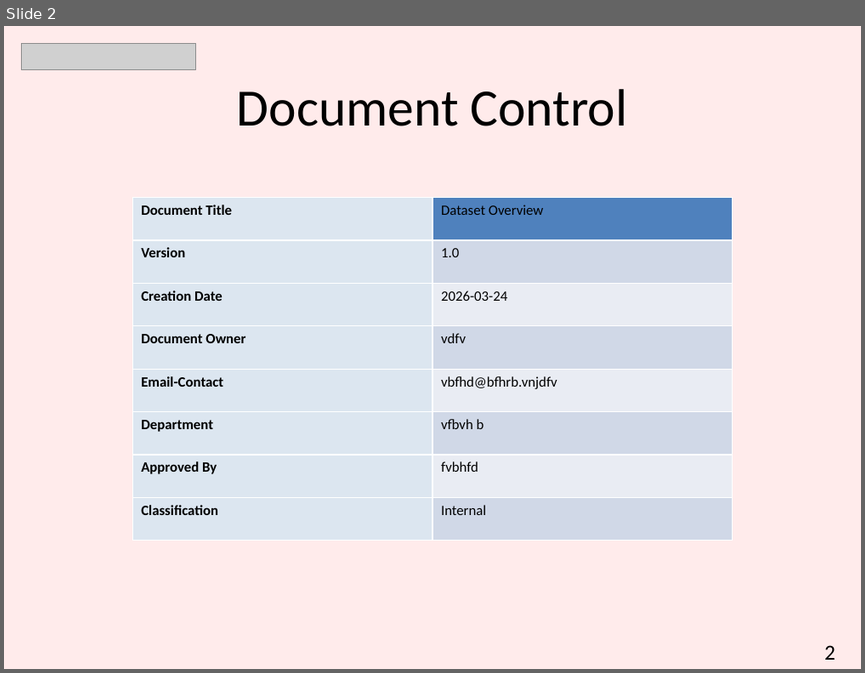
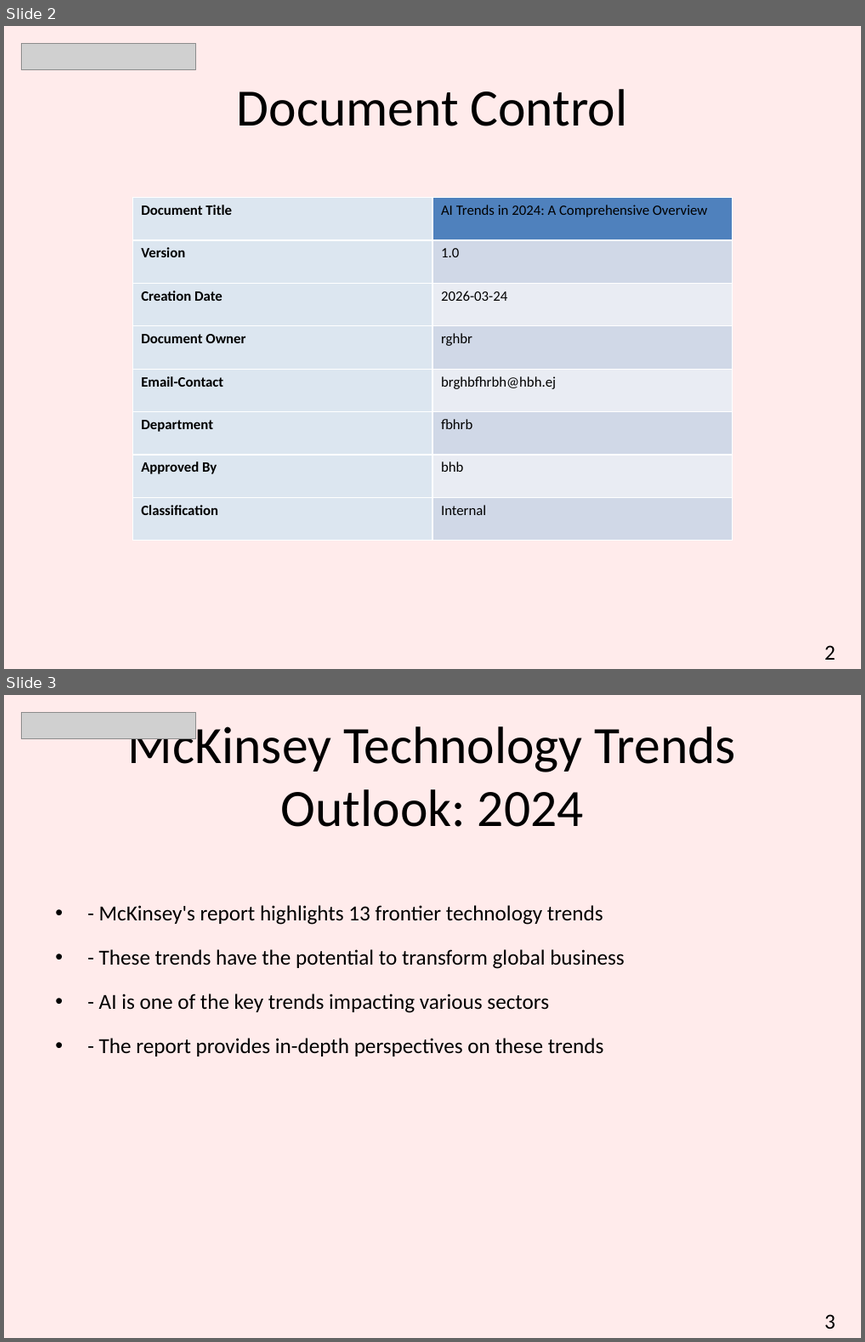
Before and after one commit to hetanshi511/CyberNexus, a slide deck: Backend/Presentation.pptx. Shown one above the other, each under a label of ours: slide 2 before the commit, slides 2 and 3 after it. The pictures are 865x673 and 865x1342 pixels, drawn with LibreOffice and Linux fonts; fonts in the diff are those of the drawing; grey boxes stand for pictures. Boxes give left, top, right and bottom in pixels: in the first picture for what was removed or moved away, otherwise in the second. Text is boxed around its words. In the diff, an @@ line names an element or a change of style, - is before the commit and + after.

```diff
--- a/Backend/Presentation.pptx
+++ b/Backend/Presentation.pptx
@@ slide 3 added at <box>4,695,861,1338</box>, background #FFEBEB @@
@@ picture added at <box>21,712,196,738</box> @@
@@ title added at <box>128,720,736,827</box>, 44 pt, text #000000 @@
+McKinsey Technology Trends Outlook: 2024
@@ text added at <box>99,905,624,1056</box>, 18 pt, text #000000 @@
+• - McKinsey's report highlights 13 frontier technology trends
+• - These trends have the potential to transform global business
+• - AI is one of the key trends impacting various sectors
+• - The report provides in-depth perspectives on these trends
@@ text added at <box>824,1314,835,1328</box>, 18 pt, text #000000 @@
+3
@@ slide 2 changed as well @@
@@ table at <box>132,198,732,540</box> @@
-row 1, column 2: Dataset Overview
+row 1, column 2: AI Trends in 2024: A Comprehensive Overview
-row 4, column 2: vdfv
+row 4, column 2: rghbr
-row 5, column 2: vbfhd@bfhrb.vnjdfv
+row 5, column 2: brghbfhrbh@hbh.ej
-row 6, column 2: vfbvh b
+row 6, column 2: fbhrb
-row 7, column 2: fvbhfd
+row 7, column 2: bhb
```
Also in this commit, not shown: 4 other slides added, 7 slides removed, 22 other files.
